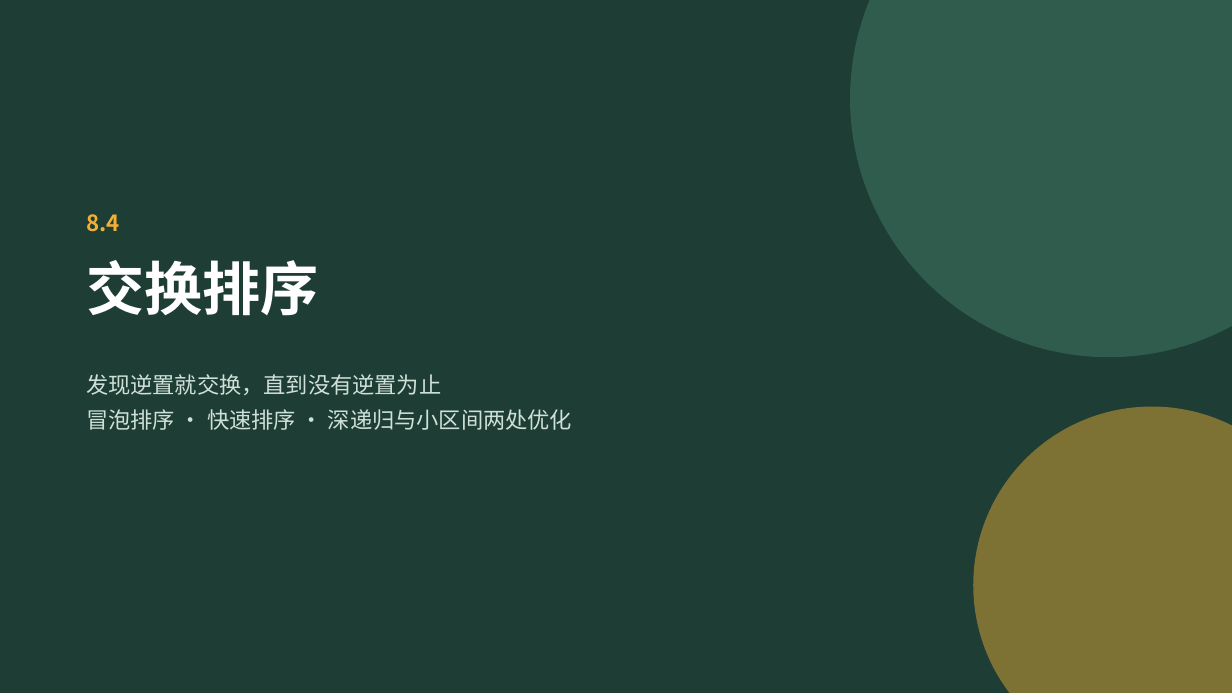
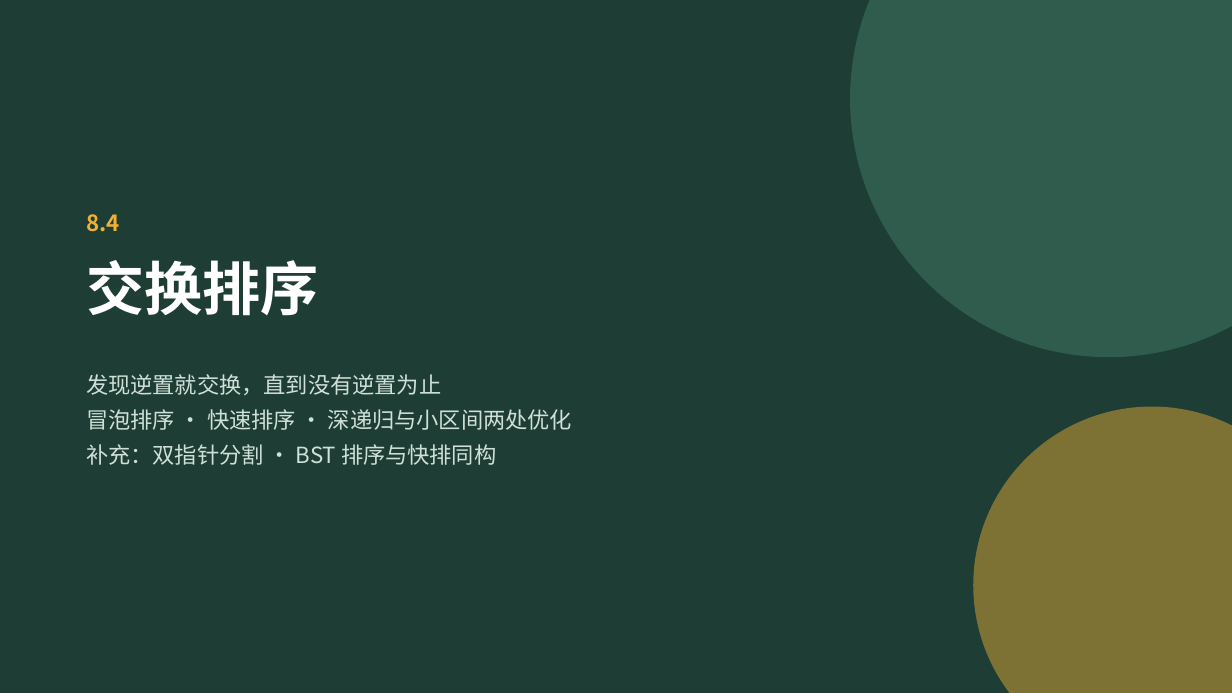
Before and after one commit to GMyhf/2026fall-cs201, a slide deck: slide 25 of courseware/202609_DSA_08_Sorting.pptx. Drawn at 1232x693 pixels with LibreOffice and Linux fonts; fonts in the diff are those of the drawing. Boxes give left, top, right and bottom in pixels: in the first picture for what was removed or moved away, otherwise in the second. Text is boxed around its words. In the diff, an @@ line names an element or a change of style, - is before the commit and + after.

```diff
--- a/courseware/202609_DSA_08_Sorting.pptx
+++ b/courseware/202609_DSA_08_Sorting.pptx
@@ text at (86,444,496,465): paragraph added @@
+补充：双指针分割 · BST 排序与快排同构
```
Also in this commit, not shown: 38 other slides changed, 6 slides added, 2 other files.
